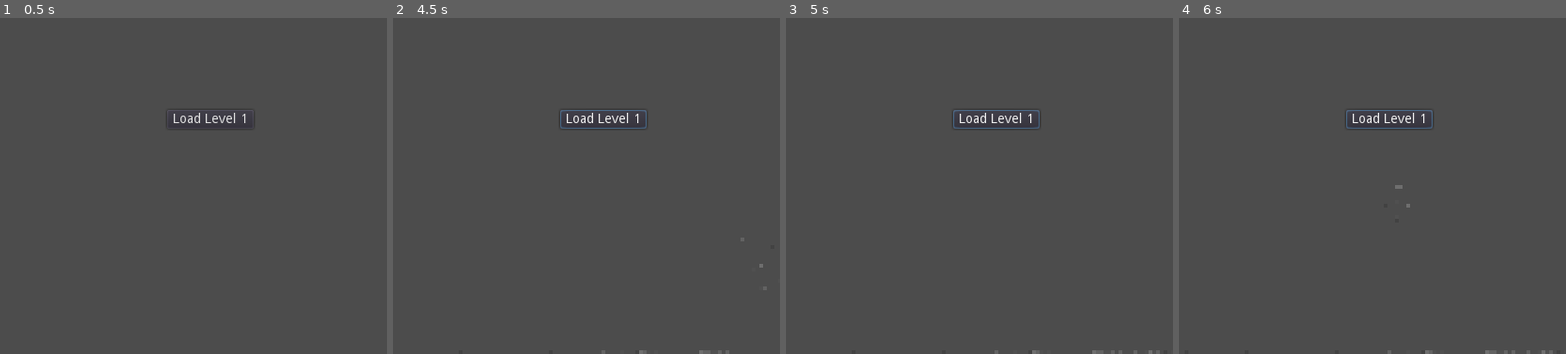
Above: before the commit, frames 1-4 (left to right).
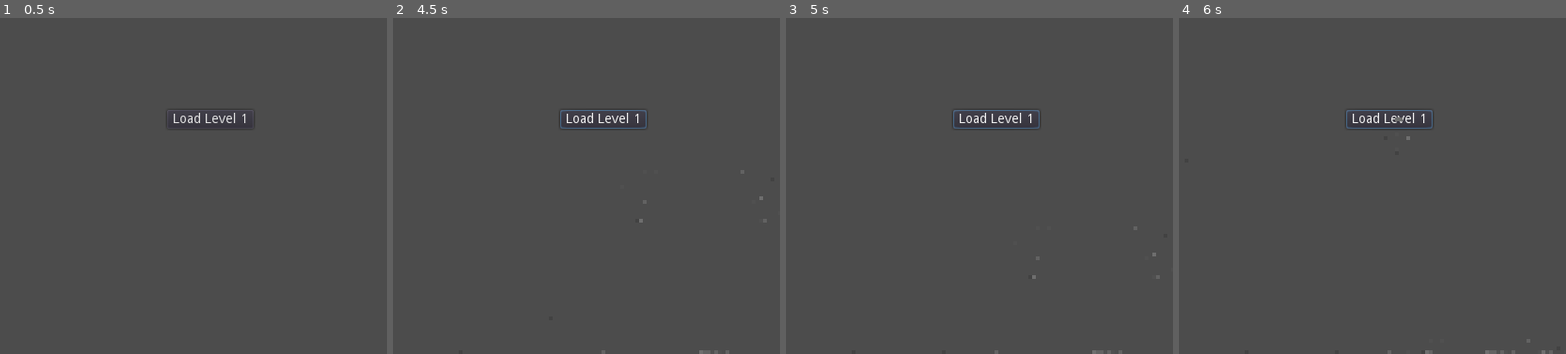
Above: after the commit, the same moments.

Repository: domlawlor/WGJ-267
Game: Godot game, scene res://Main.tscn
Two runs of this game, one before a commit and one after it. Both use one fixed random seed, a clock stepped at 60 frames per second and the inputs below.
Inputs (mouse positions are in pixels of both pictures, inside the frame that each line leads up to):
- Up to frame 1 (0.5 s): no input
- Up to frame 2 (4.5 s): tap Enter at 0.5 s; move the mouse to (710, 105) at 0.52 s; hold Right mouse button (spawn_bulk_pixels) 0.53-1.25 s; click "Load Level 1" at 1.25 s; move the mouse to (458, 152) at 2.02 s; click (458, 152) at 2.1 s; move the mouse to (640, 28) at 2.77 s; hold Right mouse button (spawn_bulk_pixels) 2.78-3.53 s; move the mouse to (547, 219) at 3.52 s; click (547, 219) at 3.6 s; move the mouse to (760, 196) at 4.27 s; hold Right mouse button (spawn_bulk_pixels) from 4.28 s (still down)
- Up to frame 3 (5 s): keep holding Right mouse button (spawn_bulk_pixels)
- Up to frame 4 (6 s): move the mouse to (1182, 61) at 5.02 s; release Right mouse button (spawn_bulk_pixels) at 5.03 s; click (1182, 61) at 5.1 s; move the mouse to (1395, 128) at 5.77 s; hold Right mouse button (spawn_bulk_pixels) from 5.78 s (still down)

Frame 1 is identical in both runs. In frame 2, less than 0.1% of the frame differs, in the area x 63-96%, y 53-100%; in frame 3, less than 0.1%; in frame 4, less than 0.1%, in the area x 55-60%, y 29-57%.

Commit message:
divide pixel physics checks into regions / 30 fps

Diff:
--- a/DustSim.gd
+++ b/DustSim.gd
@@ -18,20 +18,36 @@
 # TODO: Pull these values from elsewhere
 # TODO: also this fixes us to one screens worth of pixels.
 #		Change in future to bigger world, only updating whats close to the player
-var pixelWorldSizeX = 160
-var pixelWorldSizeY = 120
+var pixelWorldSizeX = worldSizeX / pixelSizeScale
+var pixelWorldSizeY = worldSizeY / pixelSizeScale
 var pixelTypes = []
+
+var REGION_SIZE = 8
+var regionWorldSizeX = pixelWorldSizeX / REGION_SIZE
+var regionWorldSizeY = pixelWorldSizeY / REGION_SIZE
+var checkRegions = []
 
 func GetPixel(pos):
 	return pixelTypes[(pos.y * pixelWorldSizeX) + pos.x]
 
 func SetPixel(pos, type):
 	pixelTypes[(pos.y * pixelWorldSizeX) + pos.x] = type
+	ActivateRegion(pos)
+
+func ActivateRegion(pos):
+	var regX = floor(pos.x / REGION_SIZE)
+	var regY = floor(pos.y / REGION_SIZE)
+	var regIndex = regY * regionWorldSizeX + regX
+	checkRegions[regIndex] = true
 
 func ClearWorld():
 	var pixelCount = pixelWorldSizeX * pixelWorldSizeY
 	pixelTypes.resize(pixelCount)
 	pixelTypes.fill(PixelType.EMPTY)
+
+	var regionCount = regionWorldSizeX * regionWorldSizeY
+	checkRegions.resize(regionCount)
+	checkRegions.fill(true)
 
 	var image = get_texture().get_data()
 	image.lock()
@@ -95,12 +111,12 @@
 	image.set_pixelv(srcPos, Color.transparent)
 	#print("Moved pixel: ", srcPos, " to ", destPos)
 
-func UpdateDustPixelSim(pos, velocity, image):
+func UpdateDustPixelSim(pos, image):
 	var randNum = randi() % 2
 
-	var downPos = Vector2(pos.x, pos.y + velocity)
-	var downRightPos = Vector2(pos.x + velocity, pos.y + velocity)
-	var downLeftPos = Vector2(pos.x - velocity, pos.y + velocity)
+	var downPos = Vector2(pos.x, pos.y + 1)
+	var downRightPos = Vector2(pos.x + 1, pos.y + 1)
+	var downLeftPos = Vector2(pos.x - 1, pos.y + 1)
 
 	var downPosInBounds = IsInBounds(downPos)
 	var downRightPosInBounds = IsInBounds(downRightPos)
@@ -108,10 +124,14 @@
 
 	if downPosInBounds and GetPixel(downPos) == PixelType.EMPTY:
 		MovePixel(pos, downPos, image)
+		return true
 	elif downRightPosInBounds and GetPixel(downRightPos) == PixelType.EMPTY:
 		MovePixel(pos, downRightPos, image)
+		return true
 	elif downLeftPosInBounds and GetPixel(downLeftPos) == PixelType.EMPTY:
 		MovePixel(pos, downLeftPos, image)
+		return true
+	return false
 
 # One idea is we could get rid of delta by running in fixed time steps
 #	So in sim, accumulate the delta and once bigger than a fixedTimeStep, run the sim.
@@ -119,20 +139,20 @@
 
 	var image = get_texture().get_data()
 	image.lock()
-
-	# starts at the bottom of the screen so falling pixels only update once
-	var yPos = pixelWorldSizeY - 1 # top screen is 0, bottom is worldSize.y - 1
-	while yPos >= 0:
-		for xPos in range(pixelWorldSizeX): # and just increment for x, simpler
-			var pos = Vector2(xPos, yPos)
-			var pixelType = GetPixel(pos)
-
-			if pixelType == PixelType.DUST:
-				var velocity = 2
-				while velocity > 0:
-					UpdateDustPixelSim(pos, velocity, image)
-					velocity -= 1
-		yPos -= 1
+	var regionFinalIndex = (regionWorldSizeX * regionWorldSizeY) - 1
+	for i in range(regionFinalIndex, -1, -1):
+		var checkRegionNextFrame = false
+		if checkRegions[i]:
+			var posStart = ConvertRegionIndexToPosStart(i)
+			for yMod in range(7, -1, -1):
+				for xMod in 8:
+					var xPos = posStart.x + xMod
+					var yPos = posStart.y + yMod
+					var pos = Vector2(xPos, yPos)
+					var pixelType = GetPixel(pos)
+					if pixelType == PixelType.DUST:
+						checkRegionNextFrame = UpdateDustPixelSim(pos, image)
+		checkRegions[i] = checkRegionNextFrame
 
 
 	image.unlock()
@@ -155,7 +175,7 @@
 
 
 
-func _process(delta):
+func _physics_process(delta):
 	UpdateSim(delta)
 
 	#var dustImage := Image.new()
@@ -169,3 +189,32 @@
 
 	#dustTexture.create_from_image(dustImage)
 	#set_texture(dustTexture)
+
+func ConvertRegionIndexToPosStart(rIndex):
+	var x = (rIndex % regionWorldSizeX) * REGION_SIZE
+	var y = floor(rIndex / regionWorldSizeX) * REGION_SIZE
+	return Vector2(x, y)
+
+#func _draw():
+#	var regionSize = Vector2(8, 8)
+#
+#	var regionFinalIndex = (pixelWorldSizeX / REGION_SIZE) * (pixelWorldSizeY / REGION_SIZE) - 1
+#	for i in range(regionFinalIndex, -1, -1):
+#		var posStart = ConvertRegionIndexToPosStart(i)
+#		var rect = Rect2(posStart, regionSize)
+#		if checkRegions[i]:
+#			draw_rect(rect, Color.green, true)
+#		else:
+#			draw_rect(rect, Color.red, true)
+#
+#	var rectSize = Vector2(1, 1)
+#
+#	var yPos = pixelWorldSizeY - 1 # top screen is 0, bottom is worldSize.y - 1
+#	while yPos >= 0:
+#		for xPos in range(pixelWorldSizeX): # and just increment for x, simpler
+#			var pos = Vector2(xPos, yPos)
+#			var pixelType = GetPixel(pos)
+#			if pixelType == PixelType.DUST:
+#				var rect = Rect2(pos, rectSize)
+#				draw_rect(rect, Color.black, true)
+#		yPos -= 1
--- a/Main.tscn
+++ b/Main.tscn
@@ -44,9 +44,9 @@
 [node name="Main2D" type="Node2D" parent="."]
 
 [node name="DustSim" type="Sprite" parent="."]
-position = Vector2( 320, 240 )
 scale = Vector2( 4, 4 )
 texture = SubResource( 2 )
+offset = Vector2( 80, 60 )
 script = ExtResource( 2 )
 dustColourA = Color( 0.262745, 0.262745, 0.262745, 1 )
 dustColourB = Color( 0.317647, 0.317647, 0.317647, 1 )
--- a/project.godot
+++ b/project.godot
@@ -24,6 +24,10 @@
 window/size/width=640
 window/size/height=480
 window/size/resizable=false
+
+[global]
+
+fps=false
 
 [gui]
 
@@ -53,6 +57,7 @@
 
 [physics]
 
+common/physics_fps=30
 common/enable_pause_aware_picking=true
 
 [rendering]
